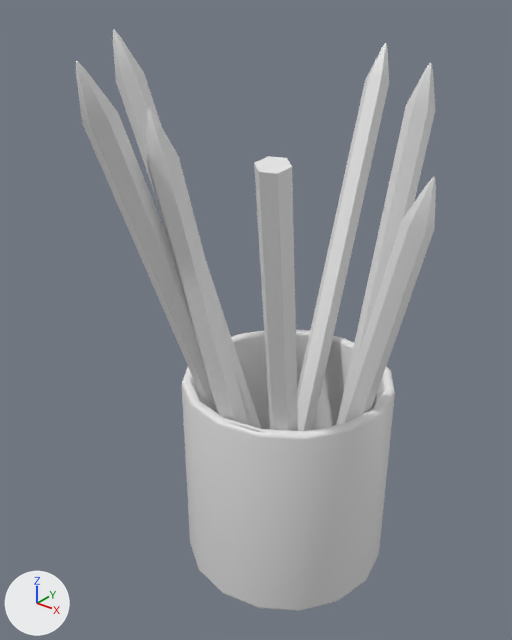
One commit to the glTF model lab_viewer/assets/models/pen_holder.glb: the scene before it, then after it.
Rendered twice from a 50 mm lens placed at (0.1012, -0.1412, 0.1565), pointed at (-0.0072, -0.0057, 0.0725). Every picture has the same lights, and +X, +Y and +Z are marked at lower left. The picture after the commit comes second.
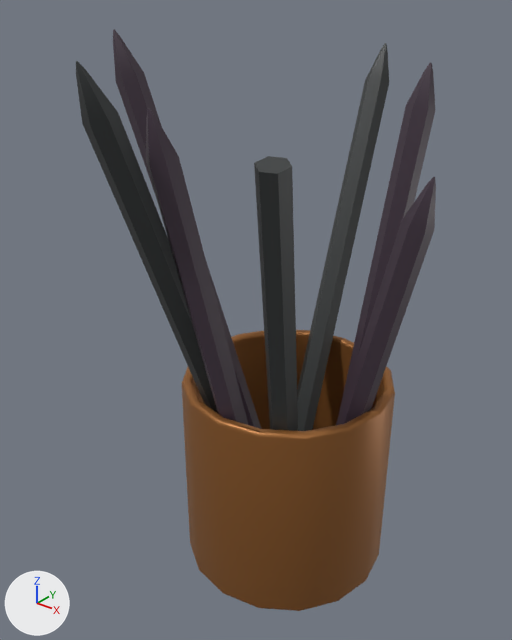
Boxes [x1, y1, x2, y2] around the edits, measured in the pictures (512 x 640 px):
'mesh_0', recoloured (white to brown): [182, 330, 395, 611] in both
'mesh_1', recoloured (white to black): [76, 43, 389, 431] in both
'mesh_2', recoloured (white to black): [113, 29, 436, 429] in both

The change, as a list of edits to the scene's bpy script:
```text
Add img_9735a4b7a8074d00a136cec7a01783c9_pencils_colored_color:
    img_9735a4b7a8074d00a136cec7a01783c9_pencils_colored_color = load_image('9735a4b7a8074d00a136cec7a01783c9_pencils_colored_Color', '_unpacked/9735a4b7a8074d00a136cec7a01783c9_pencils_colored_Color', 512, 512, 'sRGB')
Add img_59280996509c45e0924e0aac8165a04a_pencils_normal:
    img_59280996509c45e0924e0aac8165a04a_pencils_normal = load_image('59280996509c45e0924e0aac8165a04a_pencils_Normal', '_unpacked/59280996509c45e0924e0aac8165a04a_pencils_Normal', 512, 512, 'Non-Color')
Add img_6ffadfbac5c54ce1a3a3f8bc83a15526_pencils_textures_combined:
    img_6ffadfbac5c54ce1a3a3f8bc83a15526_pencils_textures_combined = load_image('6ffadfbac5c54ce1a3a3f8bc83a15526_pencils_textures_combined', '_unpacked/6ffadfbac5c54ce1a3a3f8bc83a15526_pencils_textures_combined', 512, 512, 'sRGB')
Add img_069f1e6a33234b019a84c341ca04cb61_penholder_base_color:
    img_069f1e6a33234b019a84c341ca04cb61_penholder_base_color = load_image('069f1e6a33234b019a84c341ca04cb61_Penholder_Base_Color', '_unpacked/069f1e6a33234b019a84c341ca04cb61_Penholder_Base_Color', 512, 512, 'sRGB')
Add img_3eb45c1eff704882b71c425c882ee6ca_penholder_roughness:
    img_3eb45c1eff704882b71c425c882ee6ca_penholder_roughness = load_image('3eb45c1eff704882b71c425c882ee6ca_Penholder_Roughness', '_unpacked/3eb45c1eff704882b71c425c882ee6ca_Penholder_Roughness', 512, 512, 'Non-Color')
Add img_31ae8e02bd0c49c7b6828141ad2dd08c_penholder_normal:
    img_31ae8e02bd0c49c7b6828141ad2dd08c_penholder_normal = load_image('31ae8e02bd0c49c7b6828141ad2dd08c_Penholder_Normal', '_unpacked/31ae8e02bd0c49c7b6828141ad2dd08c_Penholder_Normal', 512, 512, 'Non-Color')
Add mat_mat_pencils_colored:
    mat_mat_pencils_colored = bpy.data.materials.new('Mat_Pencils_Colored')
    # uses the picture img_59280996509c45e0924e0aac8165a04a_pencils_normal
    # uses the picture img_9735a4b7a8074d00a136cec7a01783c9_pencils_colored_color
Add mat_mat_pencils_graphite:
    mat_mat_pencils_graphite = bpy.data.materials.new('Mat_Pencils_Graphite')
    # uses the picture img_59280996509c45e0924e0aac8165a04a_pencils_normal
    # uses the picture img_6ffadfbac5c54ce1a3a3f8bc83a15526_pencils_textures_combined
Add mat_mat_penholder_cup:
    mat_mat_penholder_cup = bpy.data.materials.new('Mat_Penholder_Cup')
    # uses the picture img_069f1e6a33234b019a84c341ca04cb61_penholder_base_color
    # uses the picture img_31ae8e02bd0c49c7b6828141ad2dd08c_penholder_normal
    # uses the picture img_3eb45c1eff704882b71c425c882ee6ca_penholder_roughness
Change me_mesh_0:
    where me_mesh_0.from_pydata(...)  # 384 vertices, 761 faces; spans x -0.0264..0.0318, y -0.0331..0.0251, z 0.0..0.0581
    add me_mesh_0.materials.append(mat_mat_penholder_cup)
Change me_mesh_1:
    where me_mesh_1.from_pydata(...)  # 108 vertices, 204 faces; spans x -0.0131..0.026, y -0.0548..0.0548, z 0.0042..0.1425
    add me_mesh_1.materials.append(mat_mat_pencils_graphite)
Change me_mesh_2:
    where me_mesh_2.from_pydata(...)  # 156 vertices, 294 faces; spans x -0.0402..0.0402, y -0.0432..0.0272, z 0.0008..0.145
    add me_mesh_2.materials.append(mat_mat_pencils_colored)
```
